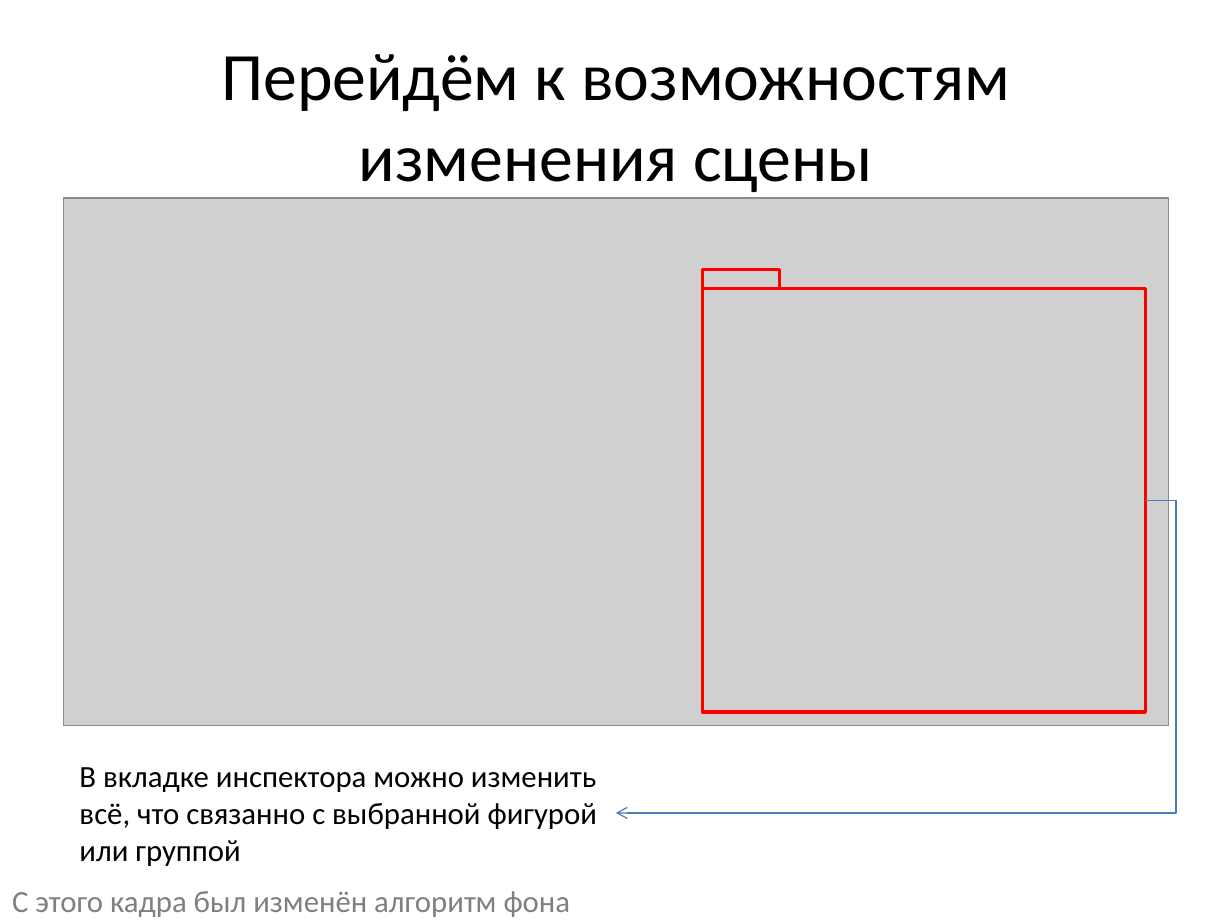
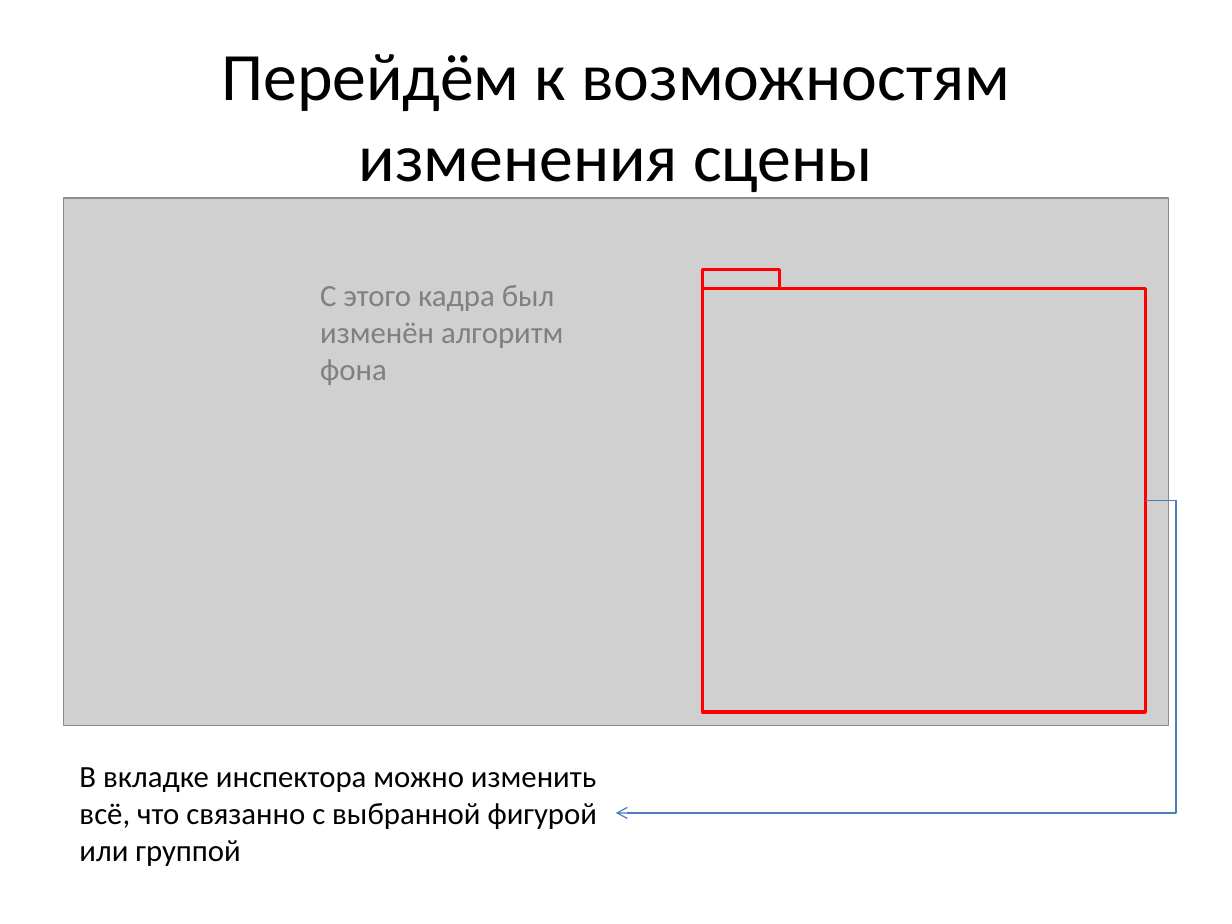
Before and after one commit to lomovoyPlayer/SDForge, a slide deck: slide 11 of SDForge/docs/SDForge Презентация.pptx. Drawn at 1232x924 pixels with LibreOffice and Linux fonts; fonts in the diff are those of the drawing; grey boxes stand for pictures. Boxes give left, top, right and bottom in pixels: in the first picture for what was removed or moved away, otherwise in the second. Text is boxed around its words. In the diff, an @@ line names an element or a change of style, - is before the commit and + after.

```diff
--- a/SDForge/docs/SDForge Презентация.pptx
+++ b/SDForge/docs/SDForge Презентация.pptx
@@ text "С этого кадра был изменён ..." rewrapped from (x1=12, y1=891, x2=571, y2=917) to (x1=320, y1=285, x2=563, y2=385) @@
```
Also in this commit, not shown: 11 other slides changed, 10 other files.
